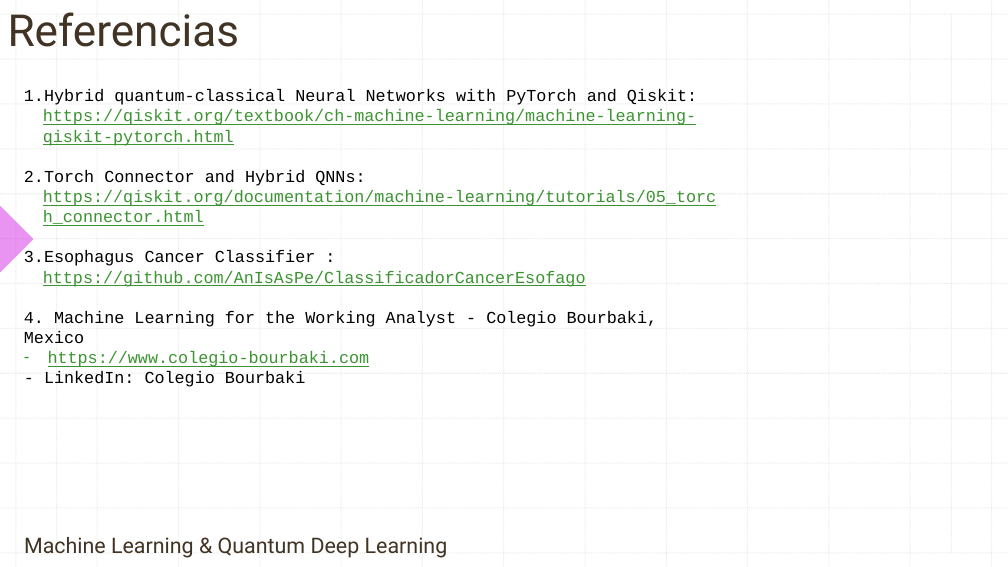
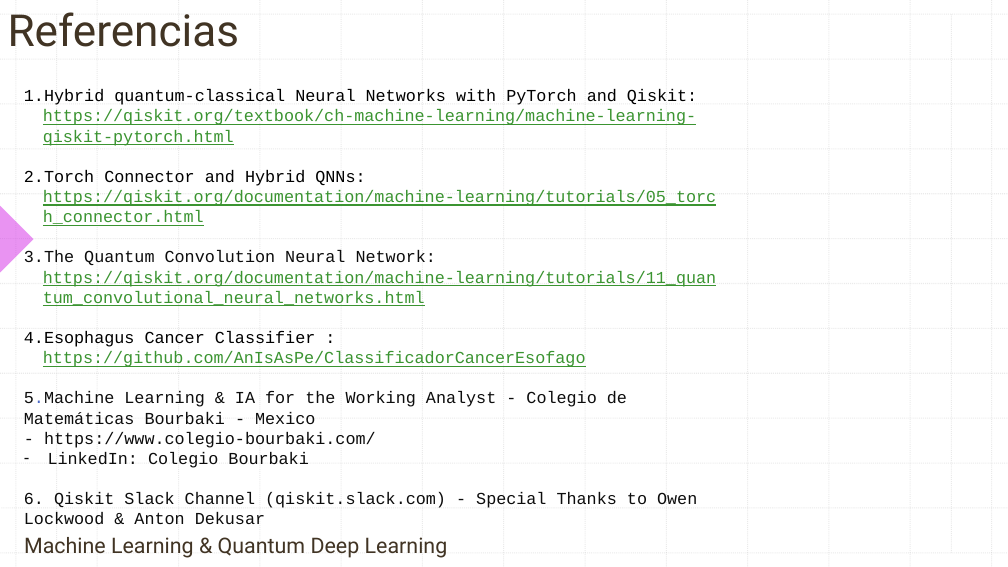
Before and after one commit to contepablod/QCNNCancerBinaryClassifier, a slide deck: slide 15 of Clasificador Cancerígeno por Imagenes.pptx (slide 12 before the commit). Drawn at 1008x567 pixels with LibreOffice and Linux fonts; fonts in the diff are those of the drawing; background and template pictures are left out. Boxes give left, top, right and bottom in pixels: in the first picture for what was removed or moved away, otherwise in the second. Text is boxed around its words. In the diff, an @@ line names an element or a change of style, - is before the commit and + after.

```diff
--- a/Clasificador Cancerígeno por Imagenes.pptx
+++ b/Clasificador Cancerígeno por Imagenes.pptx
@@ text at (24, 250, 716, 306): paragraph added @@
+3. The Quantum Convolution Neural Network: https://qiskit.org/documentation/machine-learning/tutorials/11_quantum_convolutional_neural_networks.html
@@ text at (24, 391, 697, 525): text changed; text colour #000000 to #0D0D0D @@
-4. Machine Learning for the Working Analyst - Colegio Bourbaki, Mexico
-– https://www.colegio-bourbaki.com
-- LinkedIn: Colegio Bourbaki
+5.Machine Learning & IA for the Working Analyst - Colegio de Matemáticas Bourbaki - Mexico
+- https://www.colegio-bourbaki.com/
+– LinkedIn: Colegio Bourbaki
+6. Qiskit Slack Channel (qiskit.slack.com) - Special Thanks to Owen Lockwood & Anton Dekusar
```
Also in this commit, not shown: 2 other slides changed, 3 slides added.
